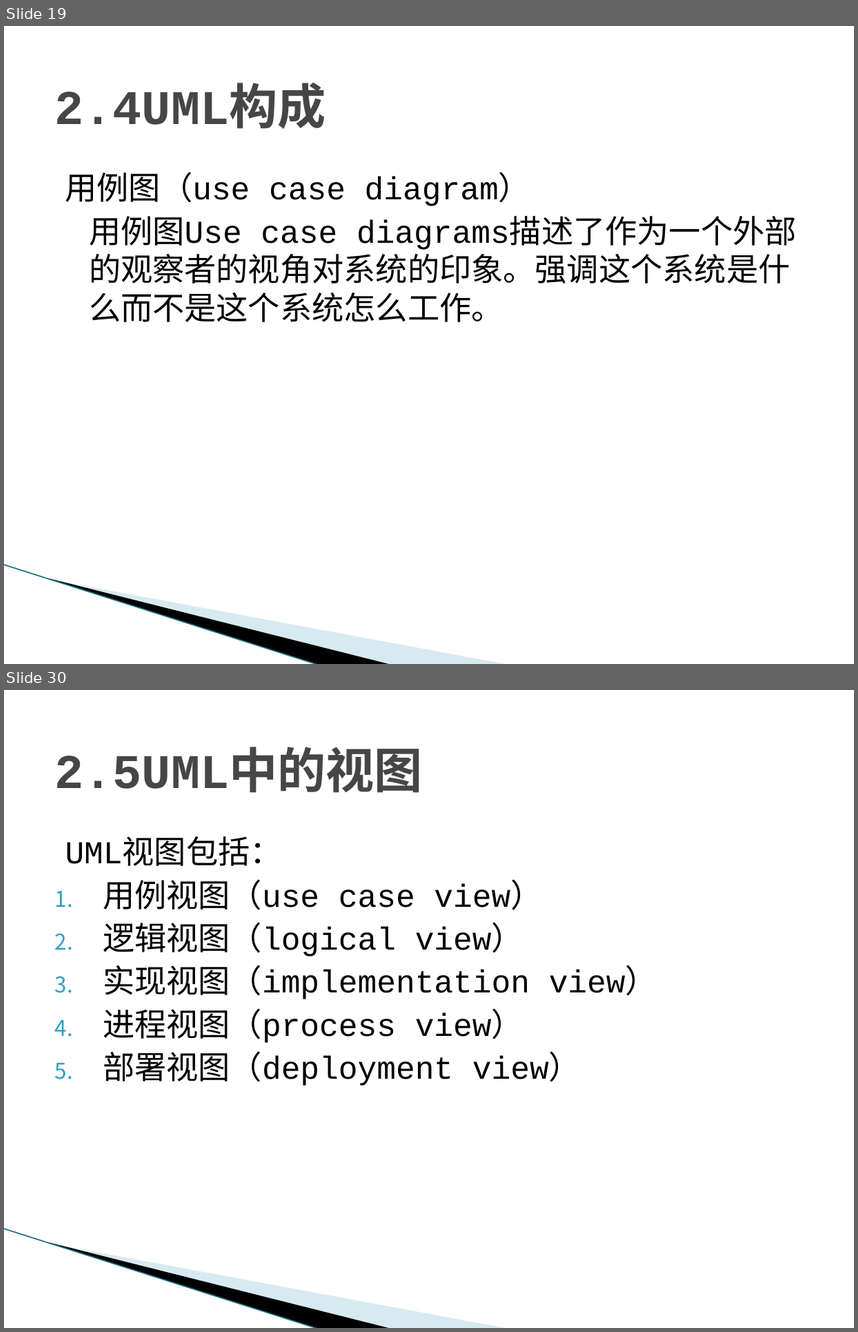
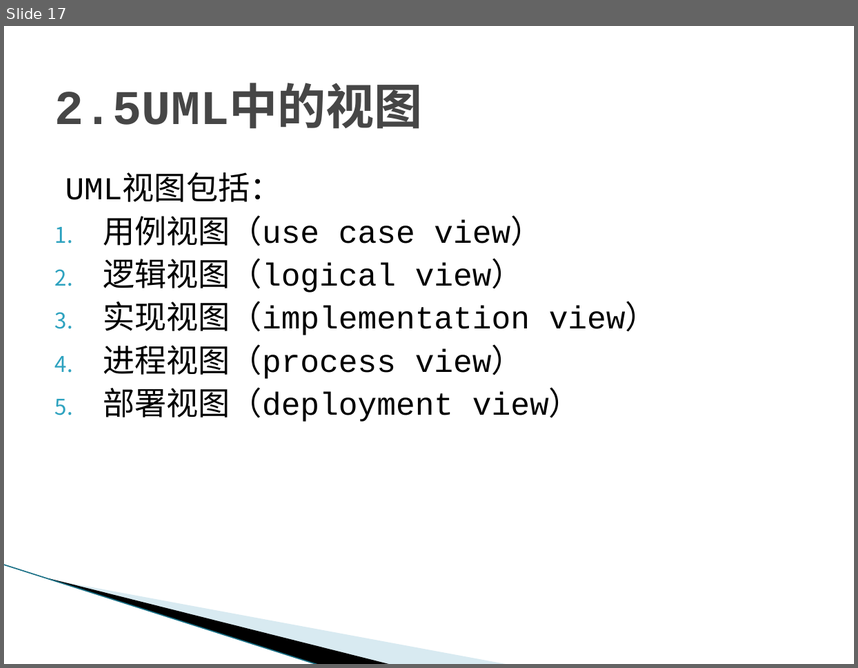
Before and after one commit to tzy502/G16, a slide deck: UML/UML概述-G16.pptx. Shown one above the other, each under a label of ours: slides 19 and 30 before the commit, slide 17 after it; the slides between them are not shown. The pictures are 858x1332 and 858x668 pixels, drawn with LibreOffice and Linux fonts; fonts in the diff are those of the drawing; background and template pictures are left out. Boxes give left, top, right and bottom in pixels: in the first picture for what was removed or moved away, otherwise in the second. Text is boxed around its words. In the diff, an @@ line names an element or a change of style, - is before the commit and + after.

```diff
--- a/UML/UML概述-G16.pptx
+++ b/UML/UML概述-G16.pptx
@@ slide 19 removed at (x1=4, y1=26, x2=854, y2=664), background #FFFFFF; not listed: 3 template elements that a slide beside it also shows @@
@@ title removed at (x1=55, y1=89, x2=326, y2=129) @@
-2.4UML构成
@@ text removed at (x1=65, y1=172, x2=790, y2=322) @@
-用例图（use case diagram）
-用例图Use case diagrams描述了作为一个外部的观察者的视角对系统的印象。强调这个系统是什么而不是这个系统怎么工作。
@@ what was slide 30 is now slide 17 @@
```
Also in this commit, not shown: 4 slides changed, 5 slides added, 14 other slides removed.
